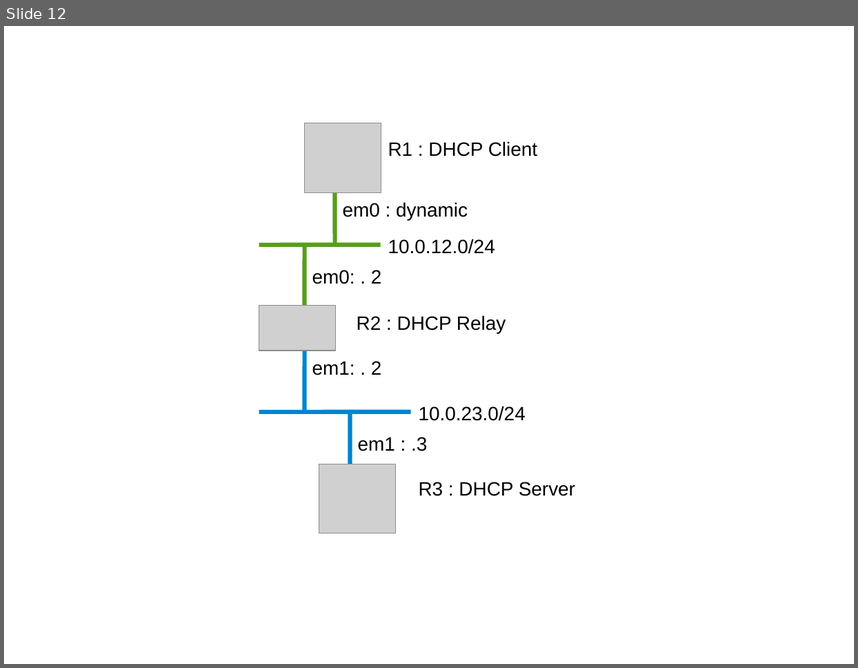
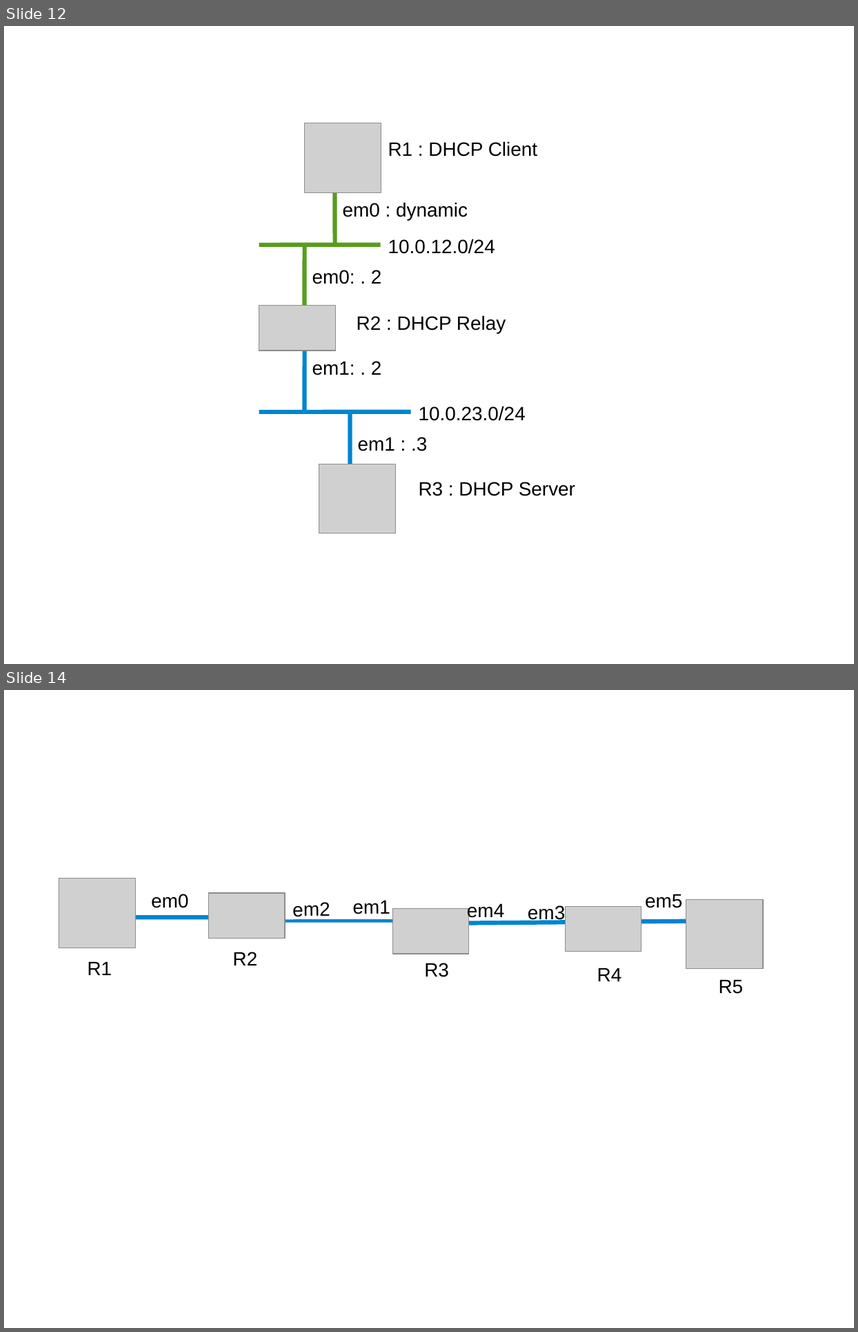
Before and after one commit to ocochard/BSDRP, a slide deck: trunk/docs/labs.examples.odp. Shown one above the other, each under a label of ours: slide 12 before the commit, slides 12 and 14 after it; the slides between them are not shown. The pictures are 858x668 and 858x1332 pixels, drawn with LibreOffice and Linux fonts; fonts in the diff are those of the drawing; grey boxes stand for pictures. Boxes give left, top, right and bottom in pixels: in the first picture for what was removed or moved away, otherwise in the second. Text is boxed around its words. In the diff, an @@ line names an element or a change of style, - is before the commit and + after.

```diff
--- a/trunk/docs/labs.examples.odp
+++ b/trunk/docs/labs.examples.odp
@@ slide 14 added at bbox=[4, 690, 854, 1328], background #FFFFFF @@
@@ picture added at bbox=[59, 878, 135, 947] @@
@@ text added at bbox=[151, 894, 188, 908], 18 pt, text #000000 @@
+em0
@@ picture added at bbox=[208, 893, 285, 938] @@
@@ text added at bbox=[645, 894, 682, 908], 18 pt, text #000000 @@
+em5
@@ text added at bbox=[292, 902, 330, 920], 18 pt, text #000000 @@
+em2
@@ text added at bbox=[353, 900, 390, 914], 18 pt, text #000000 @@
+em1
@@ picture added at bbox=[392, 908, 469, 953] @@
@@ text added at bbox=[467, 903, 504, 920], 18 pt, text #000000 @@
+em4
@@ text added at bbox=[528, 905, 565, 923], 18 pt, text #000000 @@
+em3
@@ picture added at bbox=[566, 906, 642, 951] @@
@@ picture added at bbox=[686, 899, 763, 969] @@
@@ line added from (248, 918) to (121, 918), #0084D1 4 pt @@
@@ line added from (427, 920) to (257, 920), #0084D1 2.83 pt @@
@@ line added from (715, 920) to (427, 923), #0084D1 4 pt @@
@@ text added at bbox=[233, 952, 258, 965], 18 pt, text #000000 @@
+R2
@@ text added at bbox=[87, 961, 112, 975], 18 pt, text #000000 @@
+R1
@@ text added at bbox=[424, 963, 449, 977], 18 pt, text #000000 @@
+R3
@@ text added at bbox=[597, 967, 622, 981], 18 pt, text #000000 @@
+R4
@@ text added at bbox=[719, 979, 744, 994], 18 pt, text #000000 @@
+R5
```
Also in this commit, not shown: 3 other slides added, 1 slide removed.
